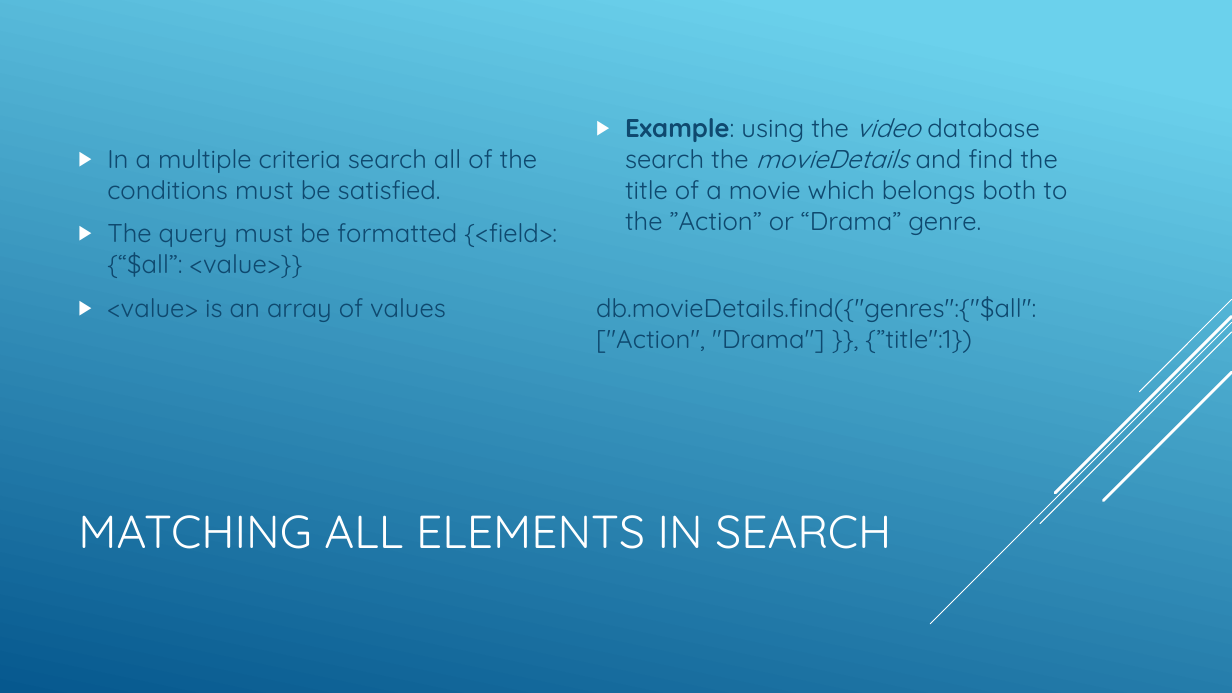
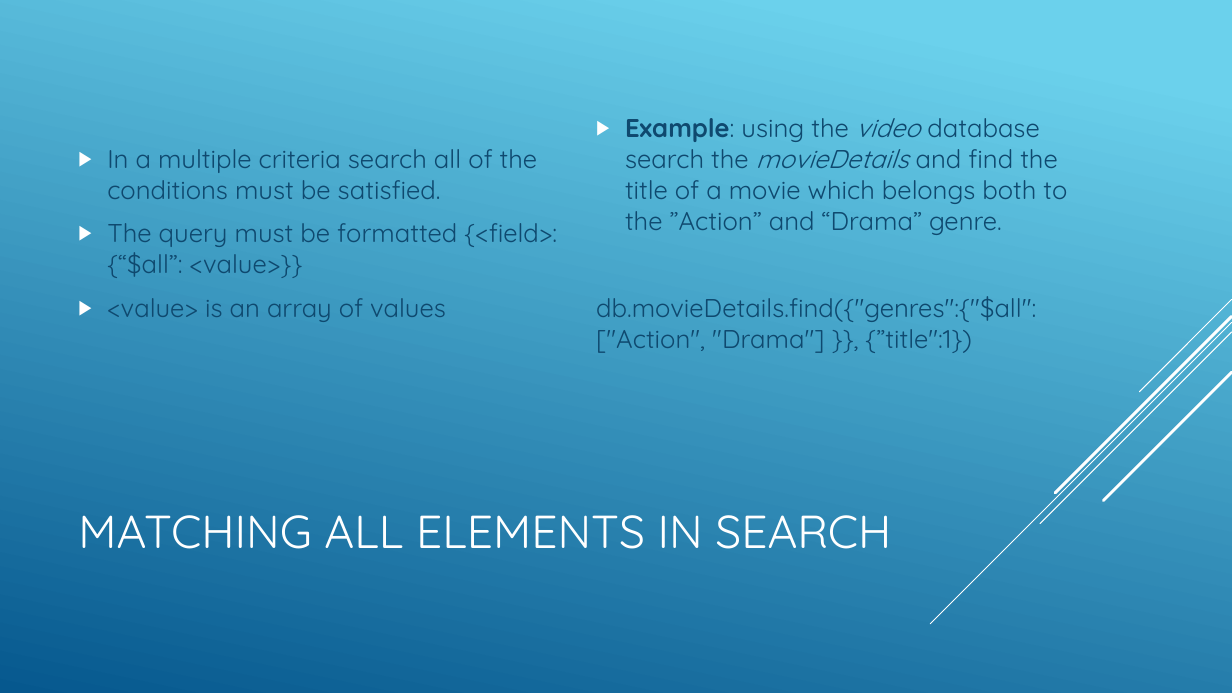
Before and after one commit to cabarca01/PythonDojo, a slide deck: slide 5 of slides/klasse14.pptx. Drawn at 1232x693 pixels with LibreOffice and Linux fonts; fonts in the diff are those of the drawing. Boxes give left, top, right and bottom in pixels: in the first picture for what was removed or moved away, otherwise in the second. Text is boxed around its words. In the diff, an @@ line names an element or a change of style, - is before the commit and + after.

```diff
--- a/slides/klasse14.pptx
+++ b/slides/klasse14.pptx
@@ text at bbox=[625, 118, 1067, 235]: text changed @@
-▶ Example: using the video database search the movieDetails and find the title of a movie which belongs both to the ”Action” or “Drama” genre.
+▶ Example: using the video database search the movieDetails and find the title of a movie which belongs both to the ”Action” and “Drama” genre.
```
Also in this commit, not shown: 1 other slide changed, 2 other files.
